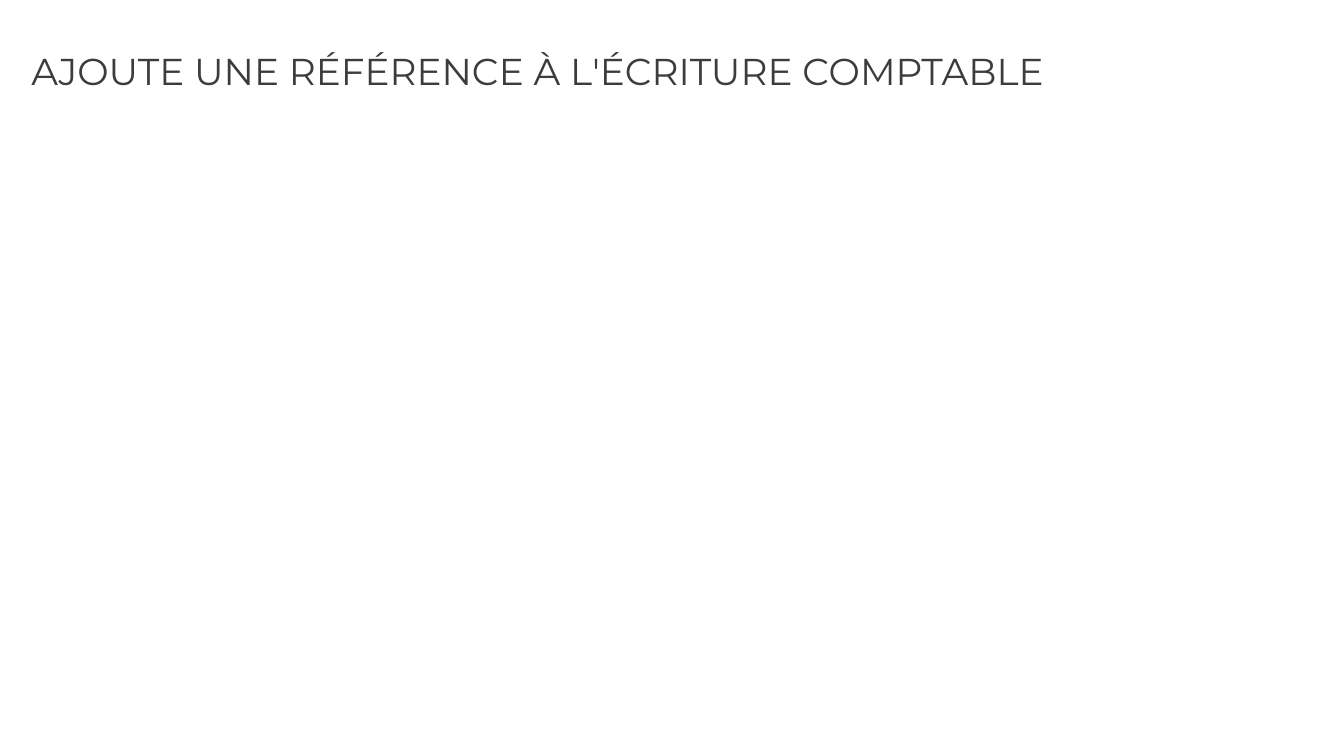
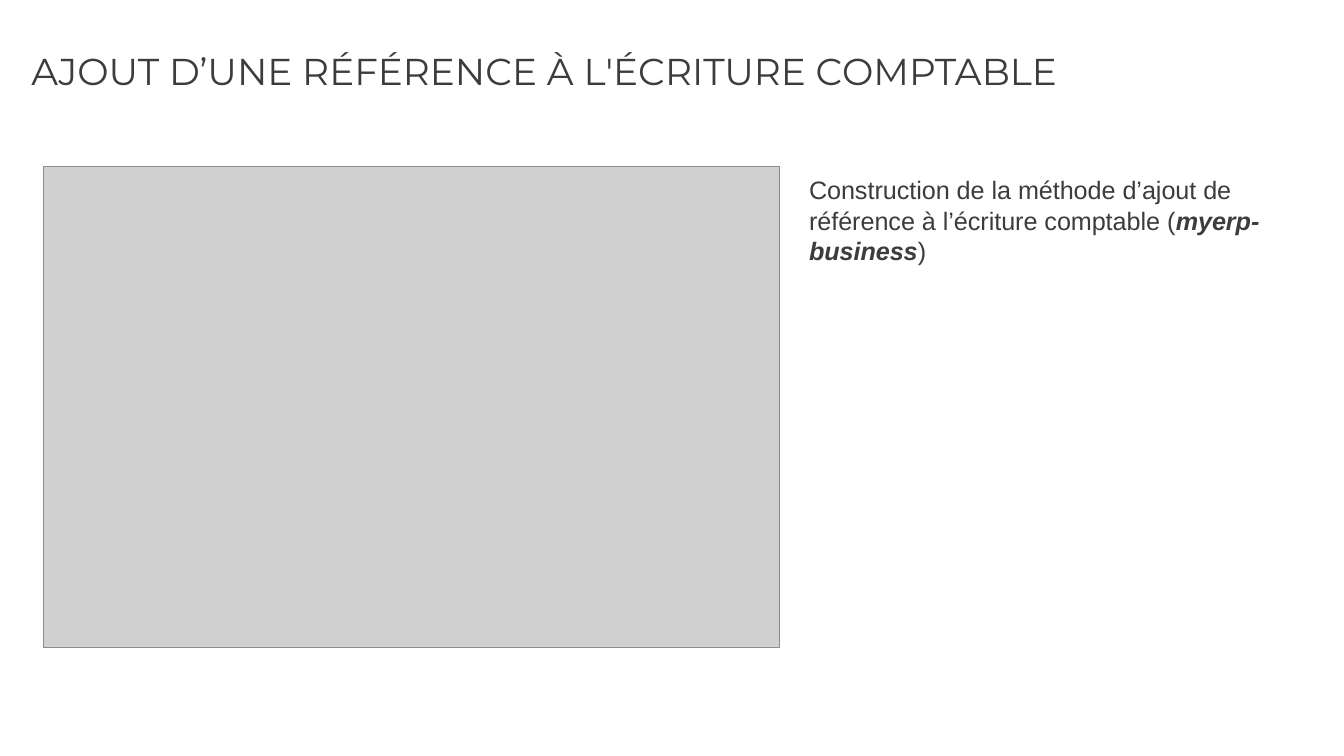
Before and after one commit to rvallet/ocp9-projetB4, a slide deck: slide 4 of doc/Présentation_OCP9_projetB4.pptx (slide 6 before the commit). Drawn at 1344x756 pixels with LibreOffice and Linux fonts; fonts in the diff are those of the drawing; grey boxes stand for pictures. Boxes give left, top, right and bottom in pixels: in the first picture for what was removed or moved away, otherwise in the second. Text is boxed around its words. In the diff, an @@ line names an element or a change of style, - is before the commit and + after.

```diff
--- a/doc/Présentation_OCP9_projetB4.pptx
+++ b/doc/Présentation_OCP9_projetB4.pptx
@@ title at [31, 52, 1057, 85]: text changed @@
-AJOUTE UNE RÉFÉRENCE À L'ÉCRITURE COMPTABLE
+AJOUT D’UNE RÉFÉRENCE À L'ÉCRITURE COMPTABLE
@@ picture added at [43, 167, 780, 648] @@
@@ text added at [809, 180, 1259, 265], 13.5 pt, text #3C3C3C @@
+Construction de la méthode d’ajout de référence à l’écriture comptable (myerp-business)
```
Also in this commit, not shown: 2 other slides changed, 6 slides added, 2 slides removed, 3 other files.
